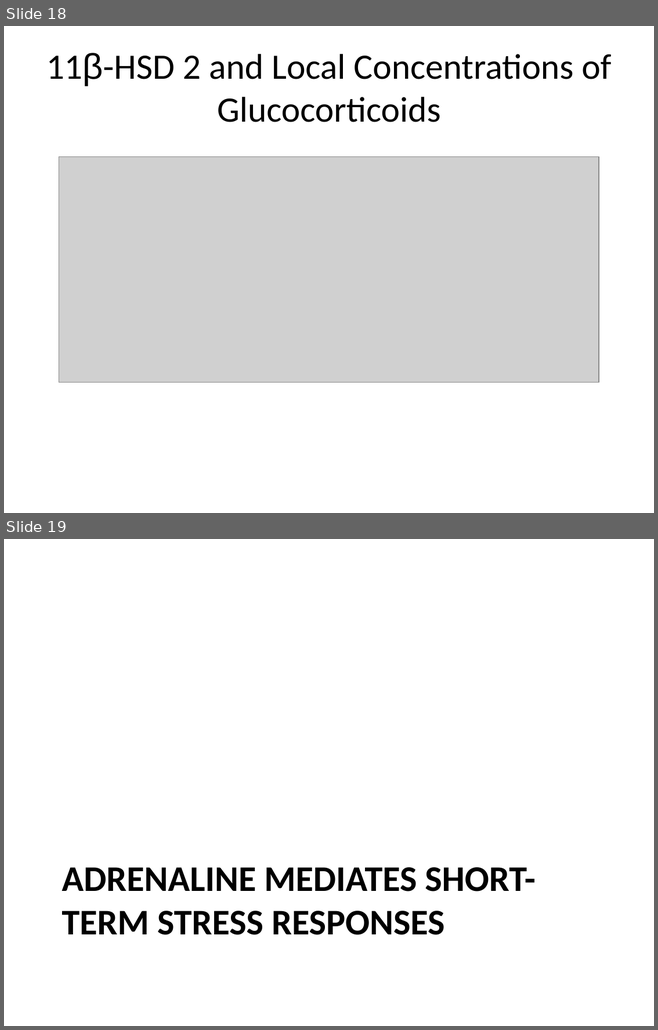
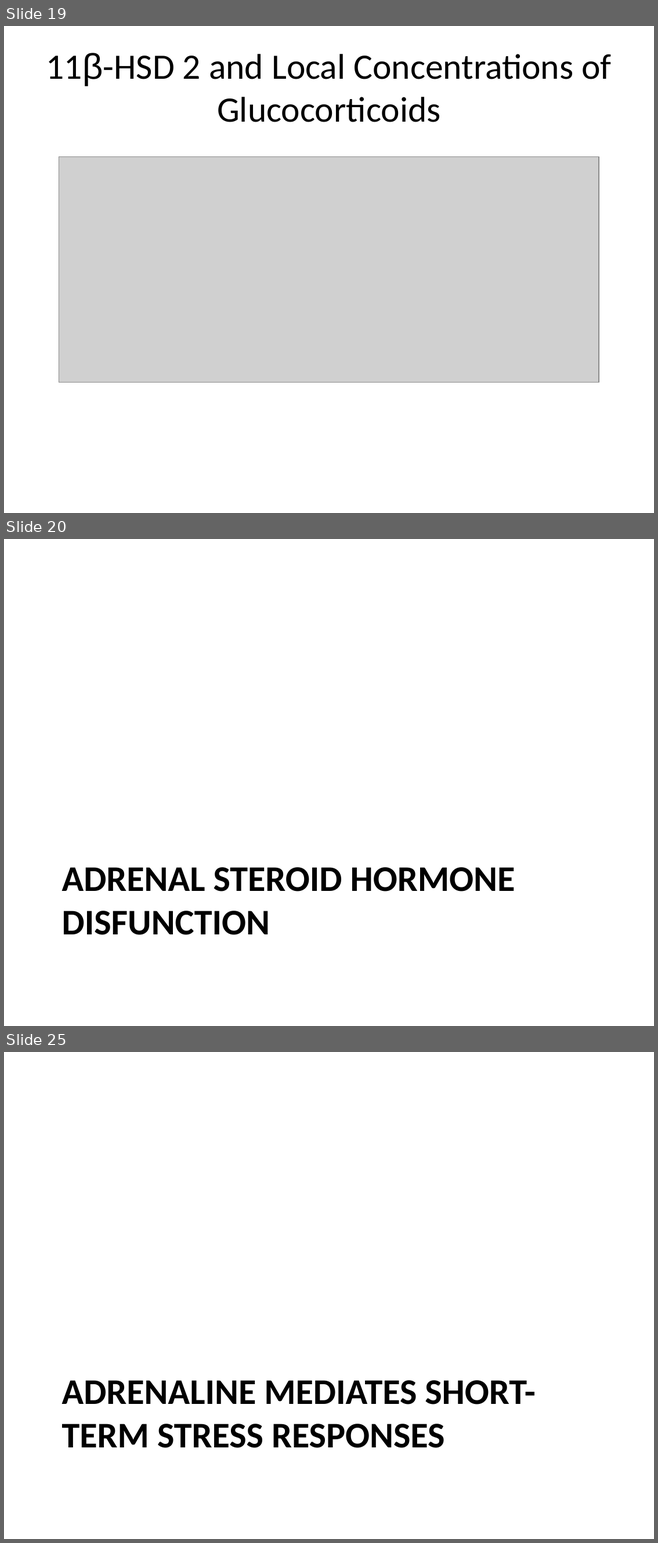
Before and after one commit to detricksnyder/TeachingLectures, a slide deck: PHYS101/adrenals-and-stress-hormones/adrenals-growth-lecture-full.pptx. Shown one above the other, each under a label of ours: slides 18 and 19 before the commit, slides 19, 20 and 25 after it; the slides between them are not shown. The pictures are 658x1030 and 658x1543 pixels, drawn with LibreOffice and Linux fonts; fonts in the diff are those of the drawing; grey boxes stand for pictures. Boxes give left, top, right and bottom in pixels: in the first picture for what was removed or moved away, otherwise in the second. Text is boxed around its words. In the diff, an @@ line names an element or a change of style, - is before the commit and + after.

```diff
--- a/PHYS101/adrenals-and-stress-hormones/adrenals-growth-lecture-full.pptx
+++ b/PHYS101/adrenals-and-stress-hormones/adrenals-growth-lecture-full.pptx
@@ slide 20 added at bbox=[4, 539, 654, 1026], background #FFFFFF @@
@@ title added at bbox=[62, 867, 515, 935], 40 pt, text #000000, bold @@
+ADRENAL STEROID HORMONE DISFUNCTION
@@ what was slide 18 is now slide 19 @@
@@ what was slide 19 is now slide 25 @@
```
Also in this commit, not shown: 5 other slides added, 2 other files.
